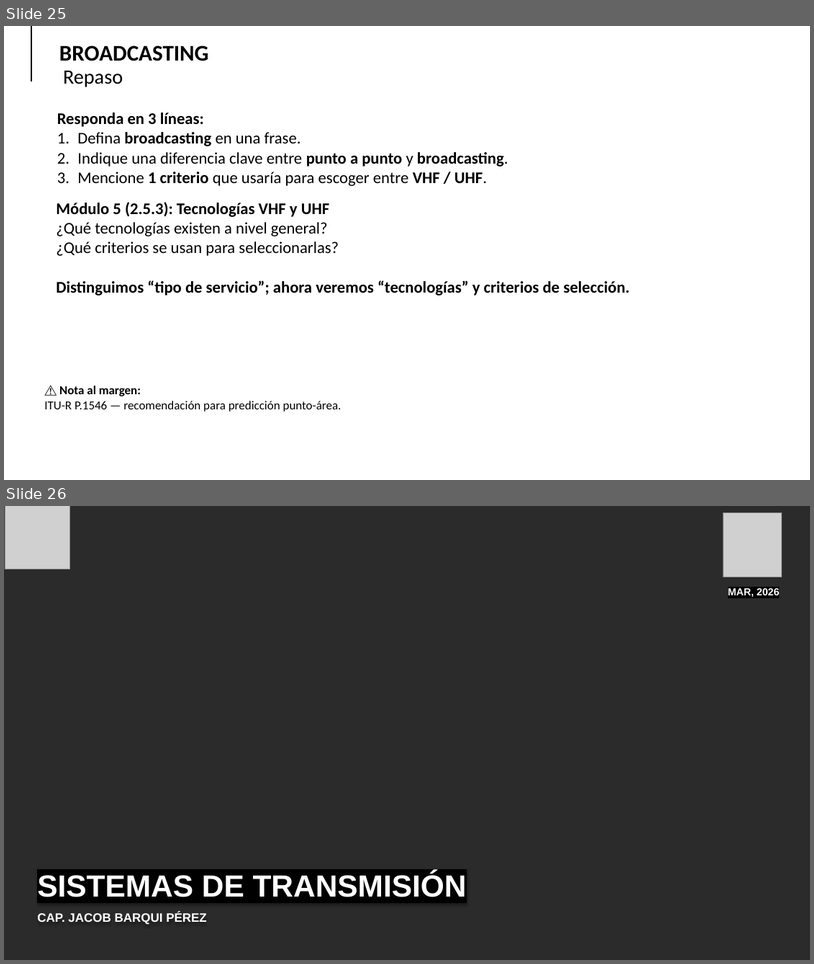
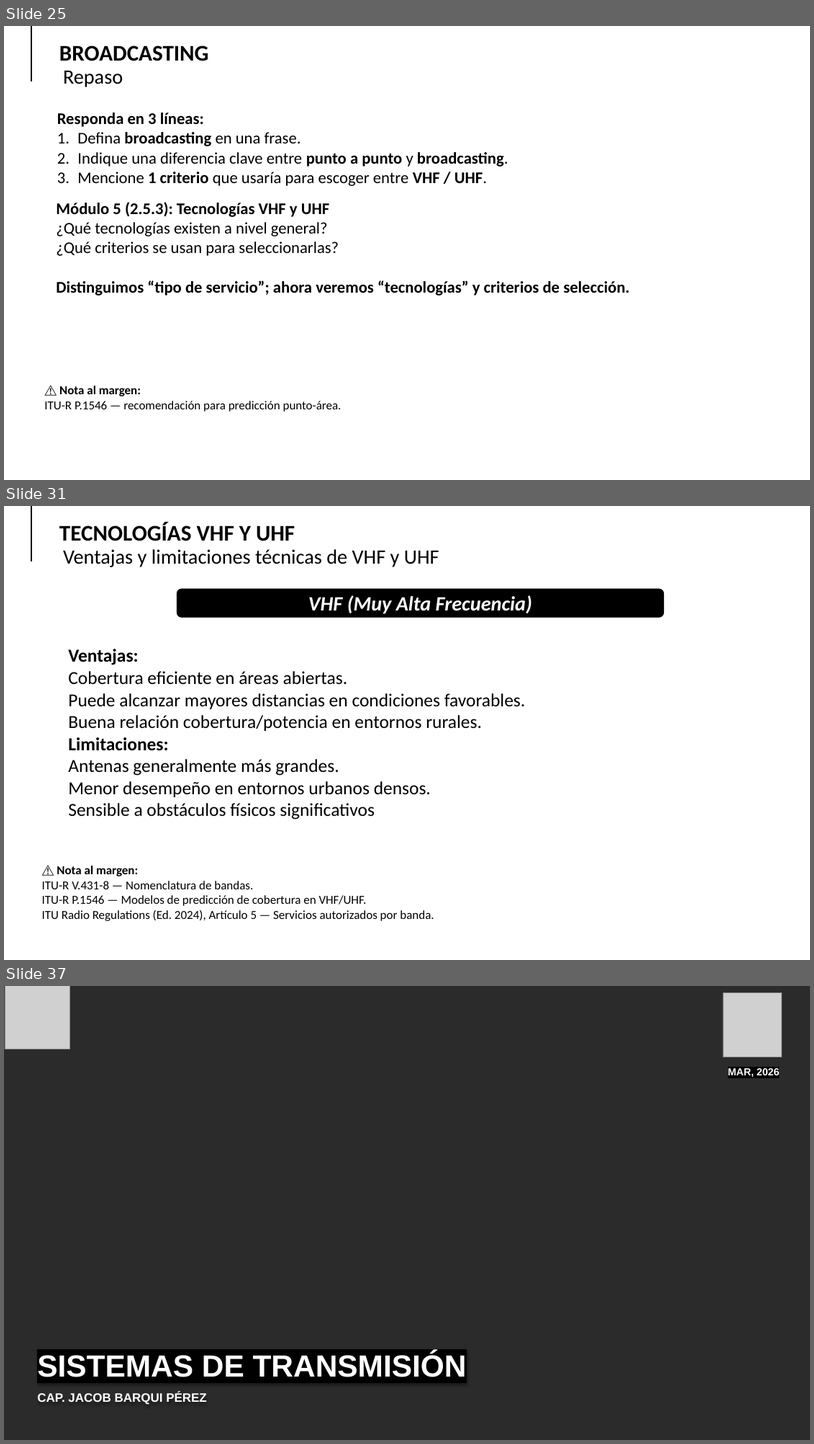
Before and after one commit to Milesfox04/Sistemas-de-transmision, a slide deck: clases/24-03-26/sesion 15-16-17-18-19-20 2026.pptx. Shown one above the other, each under a label of ours: slides 25 and 26 before the commit, slides 25, 31 and 37 after it; the slides between them are not shown. The pictures are 814x964 and 814x1444 pixels, drawn with LibreOffice and Linux fonts; fonts in the diff are those of the drawing; grey boxes stand for pictures; background and template pictures are left out; a plain dark background stands for a picture behind light text. Boxes give left, top, right and bottom in pixels: in the first picture for what was removed or moved away, otherwise in the second. Text is boxed around its words. In the diff, an @@ line names an element or a change of style, - is before the commit and + after.

```diff
--- a/clases/24-03-26/sesion 15-16-17-18-19-20 2026.pptx
+++ b/clases/24-03-26/sesion 15-16-17-18-19-20 2026.pptx
@@ slide 31 added at [4, 506, 810, 960], background picture (left out) @@
@@ line added from (31, 506) to (31, 561), #000000 2.5 pt @@
@@ text added at [59, 522, 295, 541], 44 pt, text #000000, bold @@
+TECNOLOGÍAS VHF Y UHF
@@ text added at [63, 549, 440, 567], 40 pt, text #000000 @@
+Ventajas y limitaciones técnicas de VHF y UHF
@@ rounded rectangle added at [177, 589, 664, 617], fill #000000, outline #000000 1 pt, 40 pt, text #FFFFFF, bold, italic @@
+VHF (Muy Alta Frecuencia)
@@ text added at [68, 649, 526, 819], 36 pt, text #000000 @@
+Ventajas:
+Cobertura eficiente en áreas abiertas.
+Puede alcanzar mayores distancias en condiciones favorables.
+Buena relación cobertura/potencia en entornos rurales.
+Limitaciones:
+Antenas generalmente más grandes.
+Menor desempeño en entornos urbanos densos.
+Sensible a obstáculos físicos significativos
@@ text added at [42, 865, 434, 921], 24 pt, text #000000 @@
+⚠️ Nota al margen:
+ITU-R V.431-8 — Nomenclatura de bandas.
+ITU-R P.1546 — Modelos de predicción de cobertura en VHF/UHF.
+ITU Radio Regulations (Ed. 2024), Artículo 5 — Servicios autorizados por banda.
@@ what was slide 26 is now slide 37 @@
```
Also in this commit, not shown: 10 other slides added, 3 other files.
